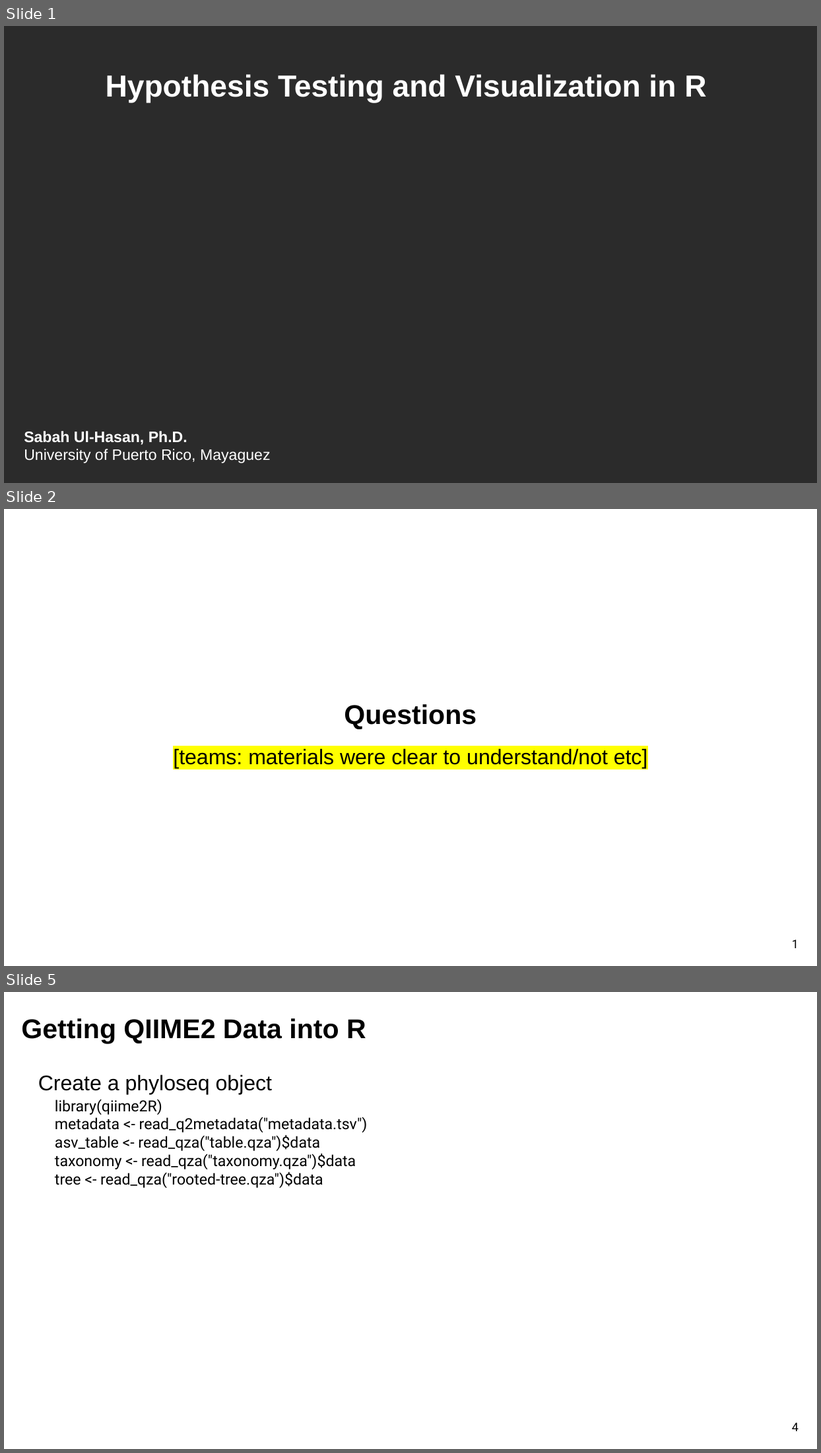
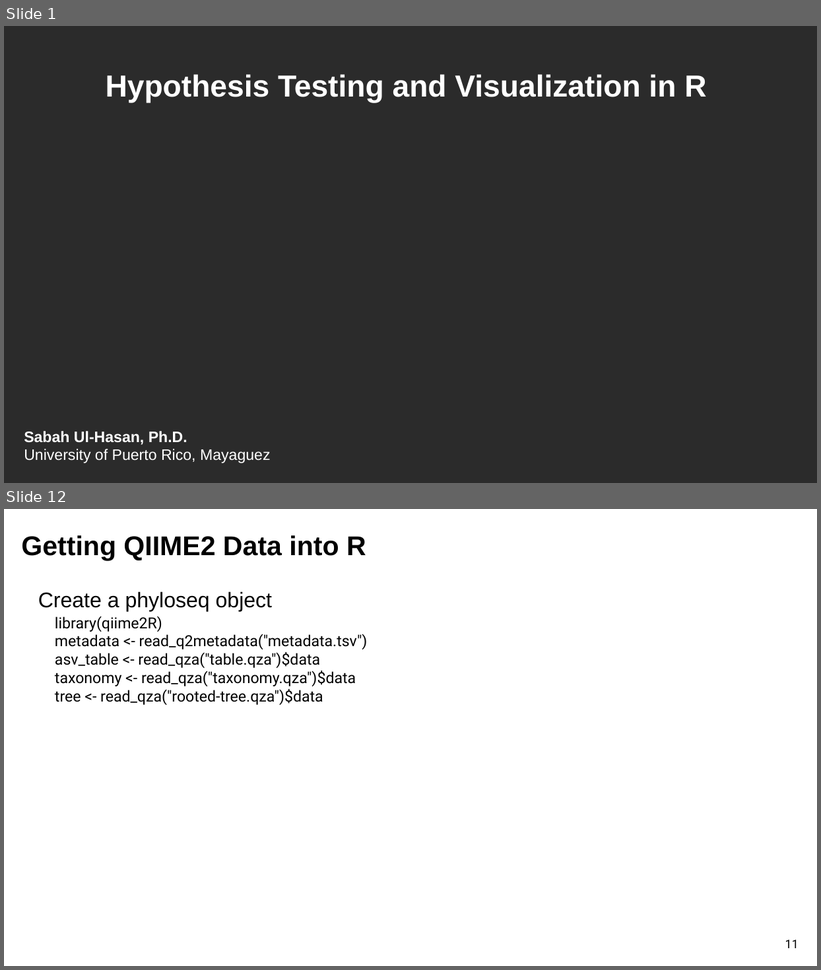
Before and after one commit to sabahzero/UPRM_QIIME2workshop, a slide deck: lectures/Lecture3_UlHasan.pptx. Shown one above the other, each under a label of ours: slides 1, 2 and 5 before the commit, slides 1 and 12 after it; the slides between them are not shown. The pictures are 821x1453 and 821x970 pixels, drawn with LibreOffice and Linux fonts; fonts in the diff are those of the drawing; background and template pictures are left out; a plain dark background stands for a picture behind light text. Boxes give left, top, right and bottom in pixels: in the first picture for what was removed or moved away, otherwise in the second. Text is boxed around its words. In the diff, an @@ line names an element or a change of style, - is before the commit and + after.

```diff
--- a/lectures/Lecture3_UlHasan.pptx
+++ b/lectures/Lecture3_UlHasan.pptx
@@ slide 2 removed at (x1=4, y1=509, x2=817, y2=966), background #FFFFFF @@
@@ text removed at (x1=344, y1=704, x2=477, y2=729) @@
-Questions
@@ text removed at (x1=173, y1=749, x2=648, y2=769) @@
-[teams: materials were clear to understand/not etc]
@@ page number removed at (x1=792, y1=940, x2=799, y2=949) @@
-1
@@ what was slide 5 is now slide 12 @@
@@ page number at (x1=785, y1=940, x2=799, y2=949): text changed @@
-4
+11
```
Also in this commit, not shown: 4 slides changed, 9 slides added, 1 other slide removed, 2 other files.
